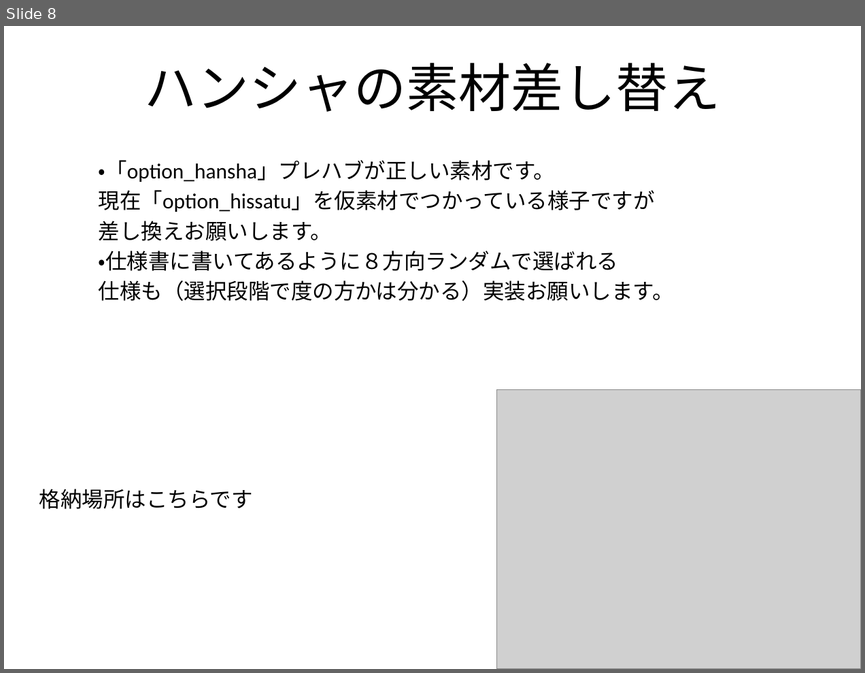
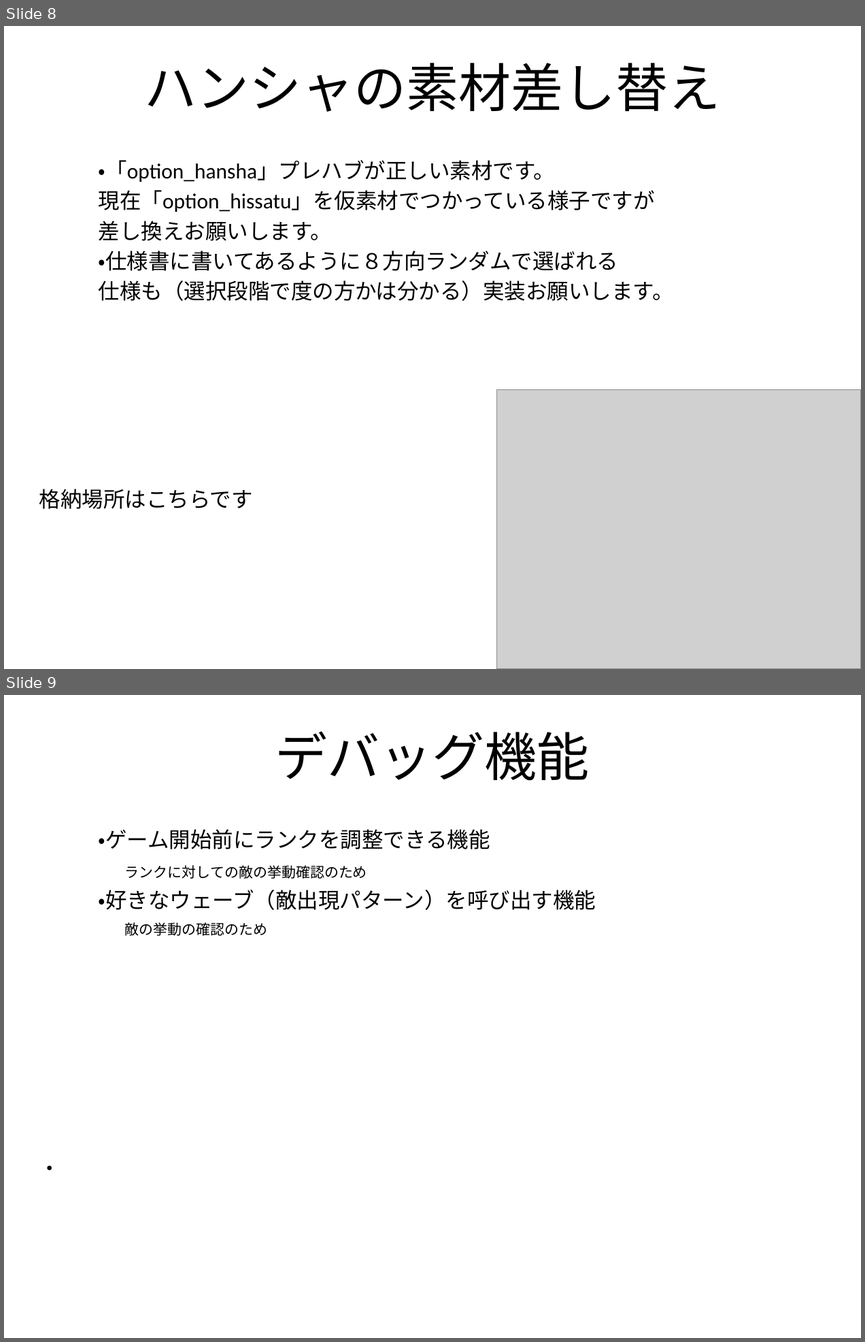
Before and after one commit to flash-kudo/shooting-01, a slide deck: project/資料/スマホ最適化縦STG_修正要望.pptx. Shown one above the other, each under a label of ours: slide 8 before the commit, slides 8 and 9 after it. The pictures are 865x673 and 865x1342 pixels, drawn with LibreOffice and Linux fonts; fonts in the diff are those of the drawing; grey boxes stand for pictures. Boxes give left, top, right and bottom in pixels: in the first picture for what was removed or moved away, otherwise in the second. Text is boxed around its words. In the diff, an @@ line names an element or a change of style, - is before the commit and + after.

Commit message:
デバッグ機能要望追記＿タイトル画像素材スケール調整

```diff
--- a/project/資料/スマホ最適化縦STG_修正要望.pptx
+++ b/project/資料/スマホ最適化縦STG_修正要望.pptx
@@ slide 9 added at (4,695,861,1338), background #FFFFFF @@
@@ title added at (275,731,589,781), 44 pt, text #000000 @@
+デバッグ機能
@@ text added at (99,829,596,936), 18 pt, text #000000 @@
+  ・ゲーム開始前にランクを調整できる機能
+  ランクに対しての敵の挙動確認のため
+  ・好きなウェーブ（敵出現パターン）を呼び出す機能
+  敵の挙動の確認のため
@@ text added at (39,1165,60,1170), 18 pt, text #000000 @@
+・
```
Also in this commit, not shown: 2 slides changed, 1 other file.
